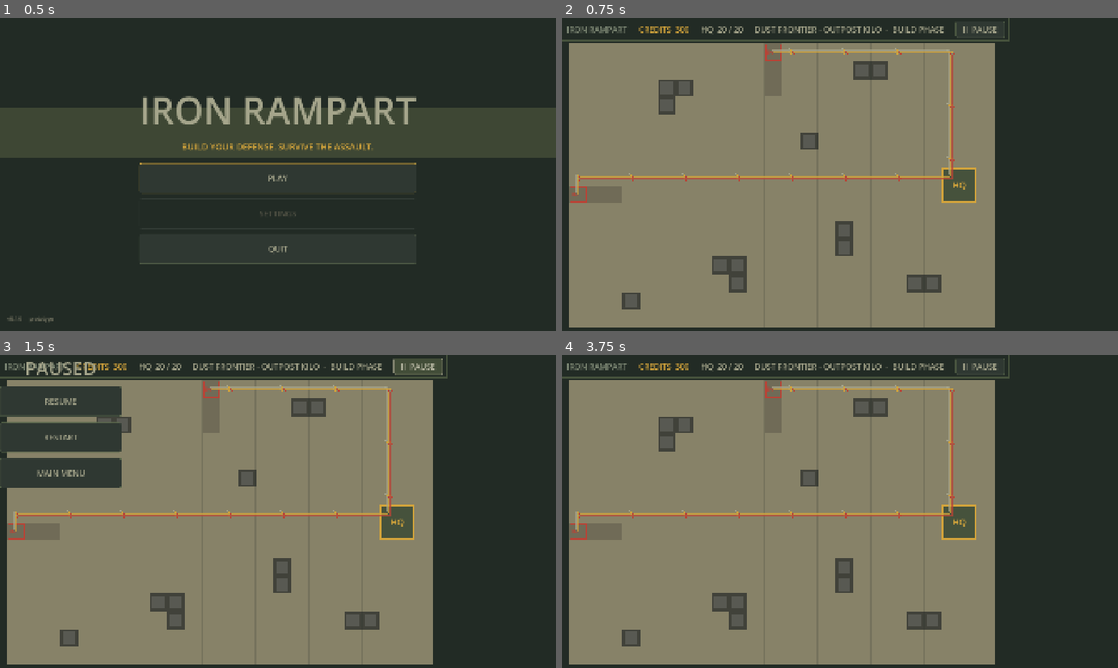
Above: before the commit, frames 1-4 (two rows, left to right).
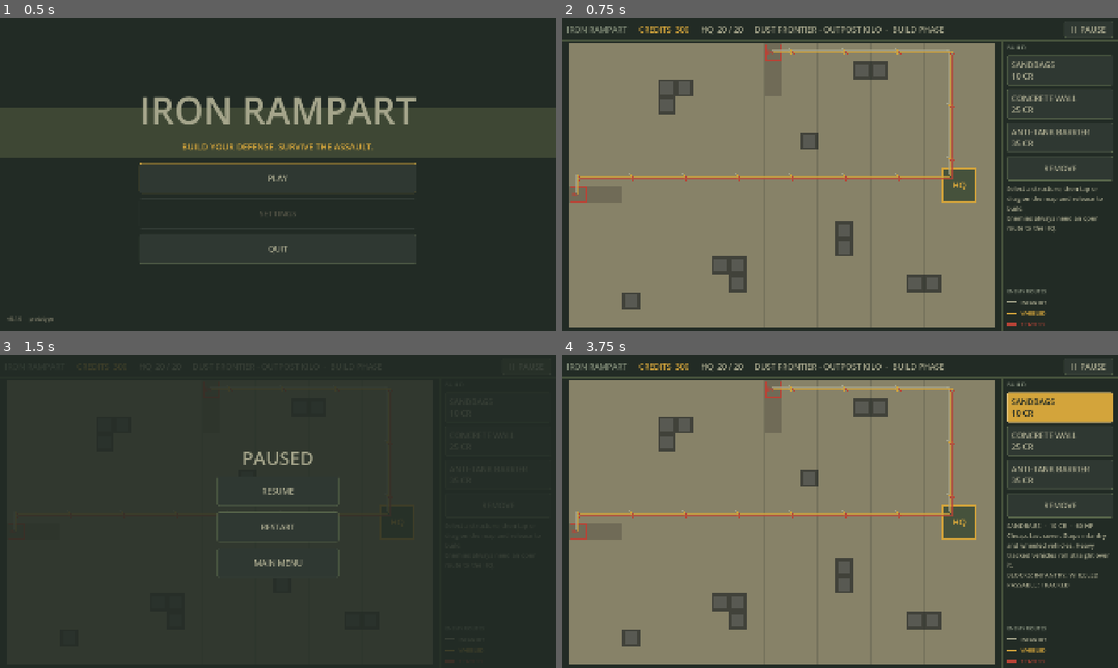
Above: after the commit, the same moments.

Repository: InversorIbex/IRON-RAMPART
Game: Godot game, scene res://scenes/menus/main_menu.tscn
The game is run twice, just before and just after one commit, with the same random seed, the same clock (stepped at 60 frames per second) and the same inputs.
Inputs (mouse positions are in pixels of both pictures, inside the frame that each line leads up to):
- Up to frame 1 (0.5 s): no input
- Up to frame 2 (0.75 s): click "PLAY" at 0.5 s
- Up to frame 3 (1.5 s): click "II PAUSE" at 1.25 s
- Up to frame 4 (3.75 s): click "RESTART" at 2 s; click (1062, 505) at 2.75 s, where only the run after the commit has a clickable "REMOVE"; click (1062, 408) at 3.5 s, where only the run after the commit has a clickable "SANDBAGS 10 CR"

Frame 1 is identical in both runs. In frame 2, 2.8% of the frame differs, in the area x 70-100%, y 0-100%; in frame 3, 66%, in the area x 0-82%, y 0-99%; in frame 4, 4.7%.

Commit message:
Verify milestones 0-1 in Godot 4.7.2; fix HUD layout and test runner
First real run of the project in Godot 4.7.2-stable (SHA-512 verified):
import clean, 40/40 tests, both scenes boot, rendered E2E walkthrough 14/14.

Bugs found by running the engine:
- Test runner: nodes added in SceneTree._initialize() never got _ready();
  run suites deferred.
- HUD: set_anchors_preset() keeps the initial 0x0 rect, so the build panel
  sat at x=-400 (off-screen) and no structure could be selected. Use
  set_anchors_and_offsets_preset(); regression test asserts the HUD covers
  the viewport and the panel is on screen.
- Route legend overflowed the panel; vertical legend + panel grows left.

Adds tests/visual/drive_battle.gd (real input pipeline + screenshots),
Godot-generated .uid/.import files, docs/.gdignore, screenshots and
updated TESTING/ROADMAP/CLAUDE/README.

Co-Authored-By: Claude Opus 5.5 <noreply@anthropic.com>
Claude-Session: https://claude.ai/code/session_01UC3YRntPpSn1Gpo8uz6ndd

Diff:
--- a/scripts/menus/main_menu.gd
+++ b/scripts/menus/main_menu.gd
@@ -10,7 +10,7 @@
 
 	var bg := ColorRect.new()
 	bg.color = Palette.OLIVE_BLACK
-	bg.set_anchors_preset(Control.PRESET_FULL_RECT)
+	bg.set_anchors_and_offsets_preset(Control.PRESET_FULL_RECT)
 	add_child(bg)
 
 	var stripe := ColorRect.new()
@@ -23,7 +23,7 @@
 	add_child(stripe)
 
 	var center := CenterContainer.new()
-	center.set_anchors_preset(Control.PRESET_FULL_RECT)
+	center.set_anchors_and_offsets_preset(Control.PRESET_FULL_RECT)
 	add_child(center)
 	var col := VBoxContainer.new()
 	col.add_theme_constant_override("separation", 18)
@@ -52,7 +52,7 @@
 
 	var version := UiTheme.label("v%s  -  prototype" % ProjectSettings.get_setting("application/config/version", "0.0.0"),
 			18, Palette.SANDSTONE.darkened(0.3))
-	version.set_anchors_preset(Control.PRESET_BOTTOM_LEFT)
+	version.set_anchors_and_offsets_preset(Control.PRESET_BOTTOM_LEFT)
 	version.offset_left = 24
 	version.offset_top = -56
 	version.offset_bottom = -16
--- a/scripts/ui/battle_hud.gd
+++ b/scripts/ui/battle_hud.gd
@@ -30,7 +30,7 @@
 	_session = session
 	_structures = structures
 	theme = UiTheme.build()
-	set_anchors_preset(Control.PRESET_FULL_RECT)
+	set_anchors_and_offsets_preset(Control.PRESET_FULL_RECT)
 	mouse_filter = Control.MOUSE_FILTER_IGNORE
 	process_mode = Node.PROCESS_MODE_ALWAYS
 	_button_group.allow_unpress = true
@@ -63,7 +63,7 @@
 
 func _build_top_bar() -> void:
 	_top_bar = PanelContainer.new()
-	_top_bar.set_anchors_preset(Control.PRESET_TOP_WIDE)
+	_top_bar.set_anchors_and_offsets_preset(Control.PRESET_TOP_WIDE)
 	_top_bar.custom_minimum_size.y = TOP_BAR_HEIGHT
 	add_child(_top_bar)
 	var row := HBoxContainer.new()
@@ -95,6 +95,8 @@
 	_side_panel.anchor_bottom = 1.0
 	_side_panel.offset_left = -PANEL_WIDTH
 	_side_panel.offset_top = TOP_BAR_HEIGHT
+	# If content ever exceeds PANEL_WIDTH, grow towards the map, never off-screen.
+	_side_panel.grow_horizontal = Control.GROW_DIRECTION_BEGIN
 	add_child(_side_panel)
 
 	var col := VBoxContainer.new()
@@ -131,26 +133,28 @@
 	_feedback_label.custom_minimum_size.y = 90
 	col.add_child(_feedback_label)
 
-	var legend := UiTheme.label("Routes:  INFANTRY  /  WHEELED  /  TRACKED", 18)
-	legend.autowrap_mode = TextServer.AUTOWRAP_WORD_SMART
-	col.add_child(legend)
-	var legend_row := HBoxContainer.new()
+	col.add_child(UiTheme.label("ENEMY ROUTES", 18, Palette.MILITARY_GREEN.lightened(0.3)))
 	for bit in MovementClass.ALL:
+		var color: Color = GridView.ROUTE_STYLE[bit]["color"]
+		var legend_row := HBoxContainer.new()
+		legend_row.add_theme_constant_override("separation", 12)
 		var swatch := ColorRect.new()
-		swatch.color = GridView.ROUTE_STYLE[bit]["color"]
-		swatch.custom_minimum_size = Vector2(60, 8)
+		swatch.color = color
+		swatch.custom_minimum_size = Vector2(36, 6)
+		swatch.size_flags_vertical = Control.SIZE_SHRINK_CENTER
 		legend_row.add_child(swatch)
-	col.add_child(legend_row)
+		legend_row.add_child(UiTheme.label(MovementClass.to_name(bit).to_upper(), 18, color))
+		col.add_child(legend_row)
 
 
 func _build_pause_overlay() -> void:
 	_pause_overlay = ColorRect.new()
 	(_pause_overlay as ColorRect).color = Color(Palette.OLIVE_BLACK, 0.85)
-	_pause_overlay.set_anchors_preset(Control.PRESET_FULL_RECT)
+	_pause_overlay.set_anchors_and_offsets_preset(Control.PRESET_FULL_RECT)
 	_pause_overlay.visible = false
 	add_child(_pause_overlay)
 	var center := CenterContainer.new()
-	center.set_anchors_preset(Control.PRESET_FULL_RECT)
+	center.set_anchors_and_offsets_preset(Control.PRESET_FULL_RECT)
 	_pause_overlay.add_child(center)
 	var col := VBoxContainer.new()
 	col.add_theme_constant_override("separation", 20)
--- a/tests/run_tests.gd
+++ b/tests/run_tests.gd
@@ -15,6 +15,12 @@
 
 
 func _initialize() -> void:
+	# The root viewport is not inside the tree yet during _initialize(), so nodes
+	# added now would not receive _ready(). Run once the main loop has started.
+	_run.call_deferred()
+
+
+func _run() -> void:
 	var total := 0
 	var failed := 0
 	print("IRON RAMPART tests - Godot %s" % Engine.get_version_info()["string"])
--- a/tests/unit/test_scenes_smoke.gd
+++ b/tests/unit/test_scenes_smoke.gd
@@ -34,4 +34,12 @@
 	assert_not_null(battle.get("grid_view"))
 	if session != null:
 		assert_true(session.construction.all_routes_open())
+	# Regression: HUD built in code must cover the viewport and keep the build
+	# panel on screen (set_anchors_preset alone left it 0x0 and the panel at x<0).
+	var hud: BattleHud = battle.get("hud")
+	if hud != null:
+		var vp := tree.root.get_visible_rect()
+		assert_eq(hud.get_global_rect().size, vp.size, "HUD covers the viewport")
+		var panel: Control = hud._side_panel
+		assert_true(vp.encloses(panel.get_global_rect()), "build panel on screen: %s" % panel.get_global_rect())
 	battle.free()
--- /dev/null
+++ b/tests/visual/drive_battle.gd
@@ -0,0 +1,167 @@
+extends SceneTree
+## End-to-end gameplay check: drives the real menu + battle through the real
+## input pipeline (Viewport.push_input), asserts state and saves screenshots.
+## Needs a renderer (not --headless). On Linux without a display:
+##   xvfb-run -a -s "-screen 0 1920x1080x24" godot --path . --resolution 1920x1080 \
+##       --rendering-driver opengl3 --script res://tests/visual/drive_battle.gd
+## Screenshots go to $IR_SHOTS_DIR or user://shots/. Exit code 0 = all checks OK.
+
+var out_dir: String
+var battle: Node
+var log_lines: Array[String] = []
+var ok := true
+
+
+func _initialize() -> void:
+	out_dir = OS.get_environment("IR_SHOTS_DIR")
+	if out_dir.is_empty():
+		out_dir = ProjectSettings.globalize_path("user://shots")
+	out_dir = out_dir.trim_suffix("/") + "/"
+	DirAccess.make_dir_recursive_absolute(out_dir)
+	_main.call_deferred()
+
+
+func _main() -> void:
+	change_scene_to_file("res://scenes/menus/main_menu.tscn")
+	await _frames(10)
+	await _shot("01_main_menu")
+	# Press PLAY with a real click.
+	var play := _find_button(current_scene, "PLAY")
+	_click(play.get_global_rect().get_center())
+	await _frames(15)
+	battle = current_scene
+	_check(battle != null and battle.get("session") != null, "PLAY opened the battle with a session")
+	await _shot("02_battle_empty")
+
+	var session: GameSession = battle.session
+	var hud: BattleHud = battle.hud
+	var credits0 := session.wallet.get_credits()
+
+	# Select sandbags via click on its HUD button.
+	_click(_find_button(hud, "SANDBAGS").get_global_rect().get_center())
+	await _frames(2)
+	# Ring around the west spawn (0,8) whose mouth is road (1,8),(2,8).
+	var ring := [Vector2i(0, 7), Vector2i(1, 7), Vector2i(2, 7), Vector2i(0, 9), Vector2i(1, 9), Vector2i(2, 9)]
+	for c in ring:
+		_tap_cell(c)
+		await _frames(2)
+	_check(session.grid.placement_count() == 6, "6 sandbags built (got %d)" % session.grid.placement_count())
+	_check(session.wallet.get_credits() == credits0 - 60, "credits 300 -> 240 (got %d)" % session.wallet.get_credits())
+
+	# 7th sandbag closes the spawn for infantry + wheeled -> must be rejected.
+	var before := session.wallet.get_credits()
+	_tap_cell(Vector2i(3, 8))
+	await _frames(2)
+	_check(not session.grid.is_occupied(Vector2i(3, 8)), "sealing sandbag rejected")
+	_check(session.wallet.get_credits() == before, "credits untouched after rejection")
+	var fb: String = hud._feedback_label.text
+	log_lines.append("feedback after rejected build: " + fb)
+	_check(fb.contains("INFANTRY") and fb.contains("WHEELED") and not fb.contains("TRACKED"), "reason names INFANTRY, WHEELED only")
+	_hover_cell(Vector2i(3, 8))
+	await _frames(3)
+	await _shot("03_rejected_seal_sandbags")
+
+	# Concrete wall elsewhere forces a detour: route must change.
+	_click(_find_button(hud, "CONCRETE WALL").get_global_rect().get_center())
+	await _frames(2)
+	var path_before := session.nav.find_path(MovementClass.INFANTRY, Vector2i(0, 8), session.level.goal_cell)
+	for c in [Vector2i(14, 4), Vector2i(14, 5), Vector2i(14, 6), Vector2i(14, 7), Vector2i(14, 8)]:
+		_tap_cell(c)
+		await _frames(2)
+	var path_after := session.nav.find_path(MovementClass.INFANTRY, Vector2i(0, 8), session.level.goal_cell)
+	log_lines.append("west infantry route: %d -> %d cells" % [path_before.size(), path_after.size()])
+	_check(path_after != path_before, "route changed after walls")
+
+	# Anti-tank barrier: infantry route may cross it.
+	_click(_find_button(hud, "ANTI-TANK BARRIER").get_global_rect().get_center())
+	await _frames(2)
+	_tap_cell(Vector2i(18, 8))
+	await _frames(2)
+	_check(session.grid.is_occupied(Vector2i(18, 8)), "AT barrier built")
+	_hover_cell(Vector2i(16, 3))
+	await _frames(3)
+	await _shot("04_maze_with_routes")
+
+	# Remove mode: two taps on a sandbag.
+	_click(_find_button(hud, "REMOVE").get_global_rect().get_center())
+	await _frames(2)
+	var c_before := session.wallet.get_credits()
+	_tap_cell(Vector2i(0, 7))
+	await _frames(2)
+	_check(session.grid.is_occupied(Vector2i(0, 7)), "first tap only arms removal")
+	await _shot("05_remove_armed")
+	_tap_cell(Vector2i(0, 7))
+	await _frames(2)
+	_check(not session.grid.is_occupied(Vector2i(0, 7)), "second tap removes")
+	_check(session.wallet.get_credits() == c_before + 7, "refund floor(10*0.75)=7")
+
+	# Pause overlay and restart -> clean session.
+	_click(_find_button(hud, "II  PAUSE").get_global_rect().get_center())
+	await _frames(3)
+	_check(paused, "game paused")
+	await _shot("06_paused")
+	_click(_find_button(hud, "RESTART").get_global_rect().get_center())
+	await _frames(15)
+	var s2: GameSession = current_scene.session
+	_check(not paused, "unpaused after restart")
+	_check(s2 != session and s2.grid.placement_count() == 0 and s2.wallet.get_credits() == 300, "restart = clean session")
+
+	for l in log_lines:
+		print(l)
+	print("DRIVER RESULT: ", "OK" if ok else "FAILED")
+	quit(0 if ok else 1)
+
+
+func _check(cond: bool, what: String) -> void:
+	print(("  [OK]   " if cond else "  [FAIL] ") + what)
+	ok = ok and cond
+
+
+func _frames(n: int) -> void:
+	for i in n:
+		await process_frame
+
+
+func _shot(name: String) -> void:
+	await RenderingServer.frame_post_draw
+	root.get_texture().get_image().save_png(out_dir + name + ".png")
+
+
+func _find_button(node: Node, text: String) -> Button:
+	if node is Button and (node as Button).text.begins_with(text):
+		return node
+	for child in node.get_children():
+		var b := _find_button(child, text)
+		if b != null:
+			return b
+	return null
+
+
+func _cell_pos(cell: Vector2i) -> Vector2:
+	var gv: GridView = battle.grid_view
+	return gv.get_global_transform_with_canvas() * battle.session.grid.cell_to_local(cell)
+
+
+func _tap_cell(cell: Vector2i) -> void:
+	_click(_cell_pos(cell))
+
+
+func _hover_cell(cell: Vector2i) -> void:
+	var m := InputEventMouseMotion.new()
+	m.position = _cell_pos(cell)
+	m.global_position = m.position
+	root.push_input(m, true)
+
+
+func _click(pos: Vector2) -> void:
+	var m := InputEventMouseMotion.new()
+	m.position = pos
+	m.global_position = pos
+	root.push_input(m, true)
+	for pressed in [true, false]:
+		var e := InputEventMouseButton.new()
+		e.button_index = MOUSE_BUTTON_LEFT
+		e.pressed = pressed
+		e.position = pos
+		e.global_position = pos
+		root.push_input(e, true)
Not shown, added: docs/.gdignore
Binary file added: docs/screenshots/build_rejected.png
Binary file added: docs/screenshots/main_menu.png
Binary file added: docs/screenshots/maze_routes.png
Not shown, added: icon.svg.import
Not shown, added: scripts/construction/construction_service.gd.uid
Not shown, added: scripts/construction/structure_catalog.gd.uid
Not shown, added: scripts/construction/structure_data.gd.uid
Not shown, added: scripts/core/game_session.gd.uid
Not shown, added: scripts/core/palette.gd.uid
Not shown, added: scripts/economy/wallet.gd.uid
Not shown, added: scripts/gameplay/battle.gd.uid
(and 24 more such lines)
